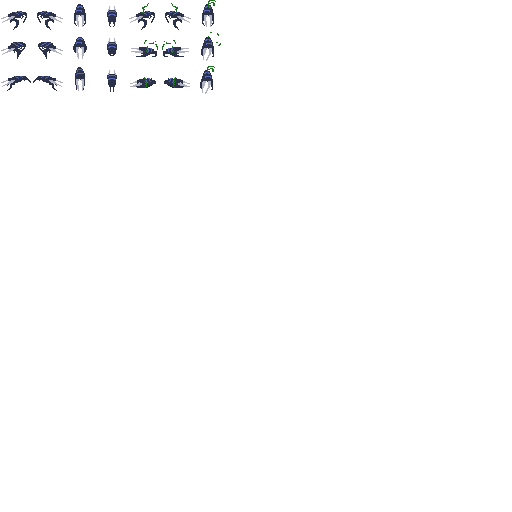
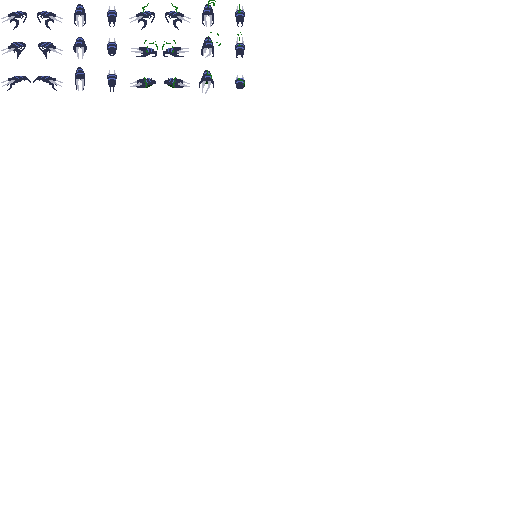
Comparing the layer stacks of the two 512x512 images. Changes:
painted on "1,7 death" over left=199, top=4, right=245, bottom=90
painted on "2,7 death" over left=199, top=4, right=245, bottom=90
renamed "Layer 26(pasted)" to "3,7 death", painted on it over left=199, top=4, right=245, bottom=90
added layer "1,8 death" above "2,8 death" over left=199, top=4, right=245, bottom=90
added layer "2,8 death" above "3,8 death" over left=199, top=4, right=245, bottom=90
added layer "3,8 death" over left=199, top=66, right=245, bottom=90
